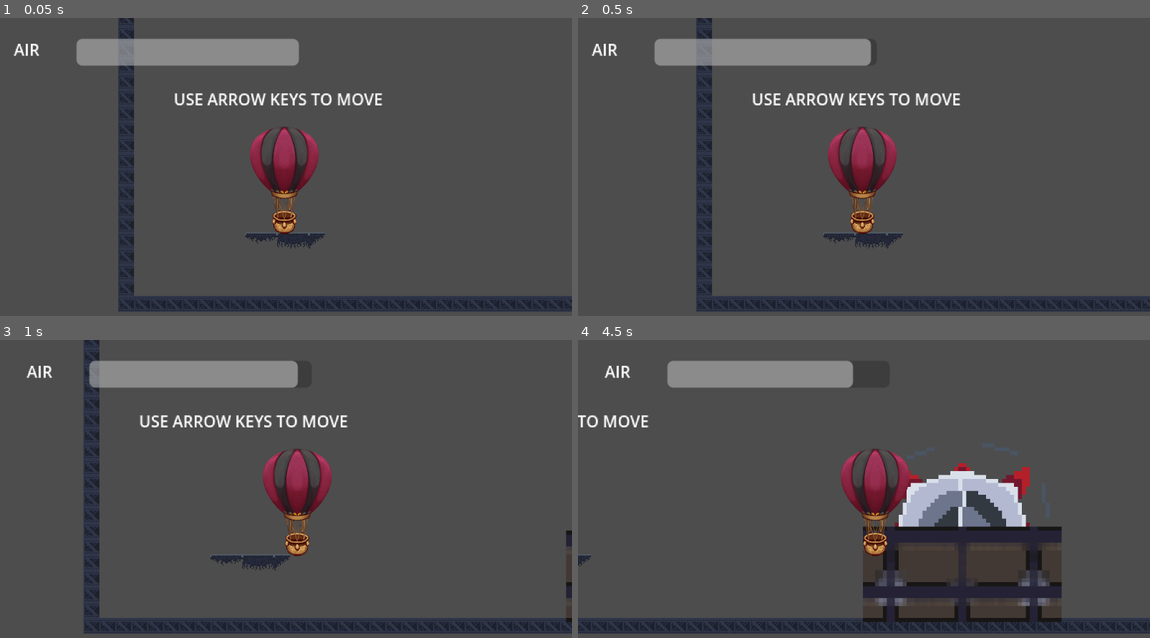
Above: before the commit, frames 1-4 (two rows, left to right).
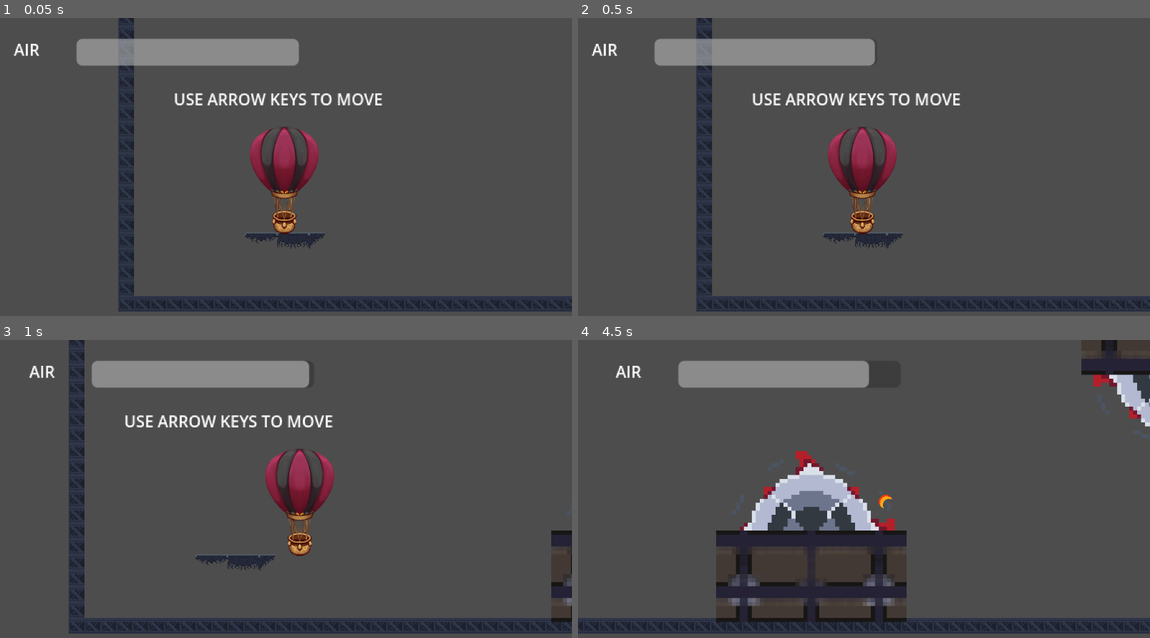
Above: after the commit, the same moments.

Repository: dylana62/balloon-game
Game: Godot game, scene res://scenes/game.tscn
The game is run twice, just before and just after one commit, with the same random seed, the same clock (stepped at 60 frames per second) and the same inputs.
Inputs:
- Up to frame 1 (0.05 s): no input
- Up to frame 2 (0.5 s): no input
- Up to frame 3 (1 s): tap Enter (ui_accept) at 0.5 s; hold Right (ui_right) from 0.53 s (still down); hold Enter (ui_accept) from 0.53 s (still down)
- Up to frame 4 (4.5 s): release Enter (ui_accept) at 1.28 s; tap Enter (ui_accept) at 1.35, 1.52, 1.82, 2.85, 3.02, 3.32, 4.35 s; release Right (ui_right) at 2.03 s; hold Left (ui_left) 2.03-2.78 s; hold Enter (ui_accept) 2.03-2.78 s; hold Right (ui_right) 2.78-4.28 s; hold Enter (ui_accept) 3.53-4.28 s; hold Left (ui_left) from 4.28 s (still down)

Frame 1 is identical in both runs. In frame 2, less than 0.1% of the frame differs, in the area x 50-52%, y 6-17%; in frame 3, 9.0%; in frame 4, 28%, in the area x 0-100%, y 0-98%.

Commit message:
Reworked and readded dash

Diff:
--- a/scripts/player.gd
+++ b/scripts/player.gd
@@ -7,9 +7,10 @@
 const SPEED = 300.0
 const ACCEL = 2.0
 const MAX_AIR = 100.0
+const AIR_LOSS = 2.0
 
 var input: Vector2
-var dash = 1
+var isDashing: bool = false
 var air = MAX_AIR
 
 func _ready() -> void:
@@ -26,7 +27,11 @@
 
 func _process(delta: float) -> void:
 	air_bar.value = air
-	air -= delta * 6 * dash
+
+	if isDashing:
+		air -= delta * AIR_LOSS * 5
+	else:
+		air -= delta * AIR_LOSS
 
 	if air <= 0:
 		get_node("AnimatedSprite2D").play("explode")
@@ -34,21 +39,20 @@
 
 
 func _physics_process(delta: float) -> void:
-	# Add the gravity.
-	#if not is_on_floor():
-	#	velocity += get_gravity() * delta
-
 	# Handle dash.
 	if Input.is_action_pressed("ui_accept"):
-		dash = 2
+		isDashing = true
 	else:
-		dash = 1
+		isDashing = false
 
 	# Get the input direction and handle the movement/deceleration.
 	# As good practice, you should replace UI actions with custom gameplay actions.
 	var playerInput = get_input()
 
-	velocity = lerp(velocity, playerInput * SPEED, delta * ACCEL)
+	if isDashing:
+		velocity = lerp(velocity, playerInput * SPEED * 2, delta * ACCEL * 2)
+	else:
+		velocity = lerp(velocity, playerInput * SPEED, delta * ACCEL)
 
 	move_and_slide()
 
